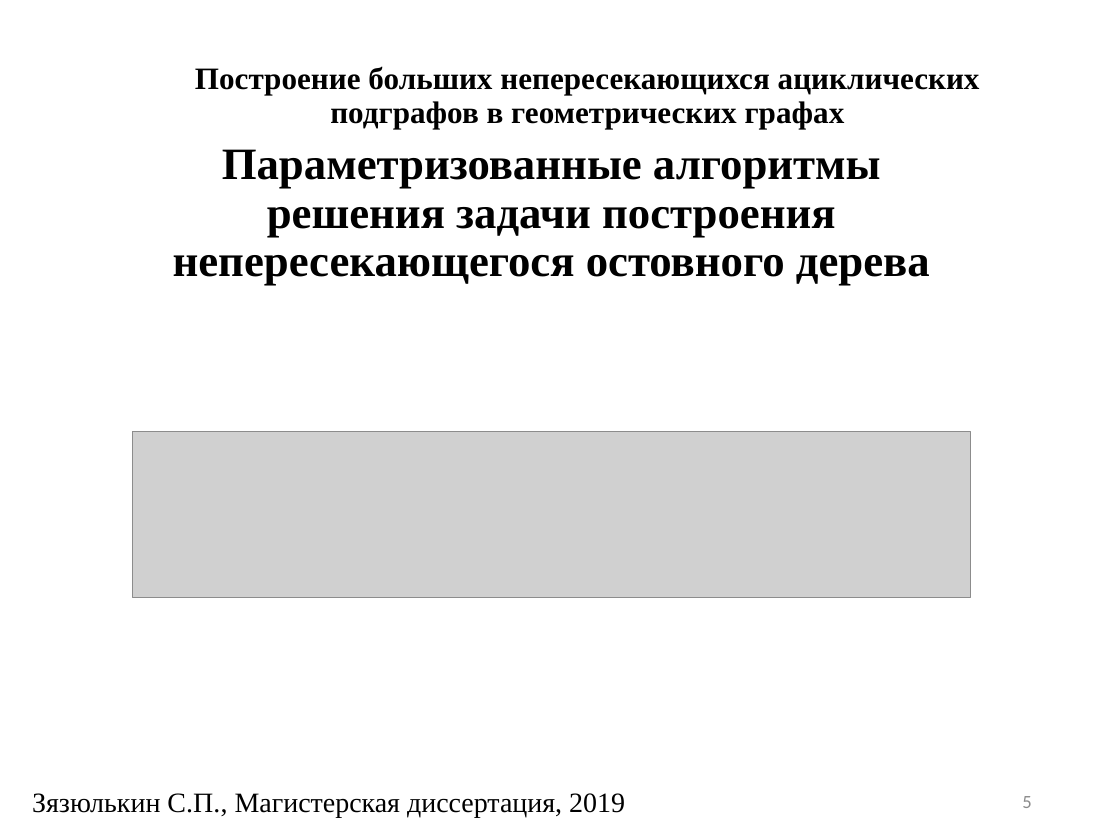
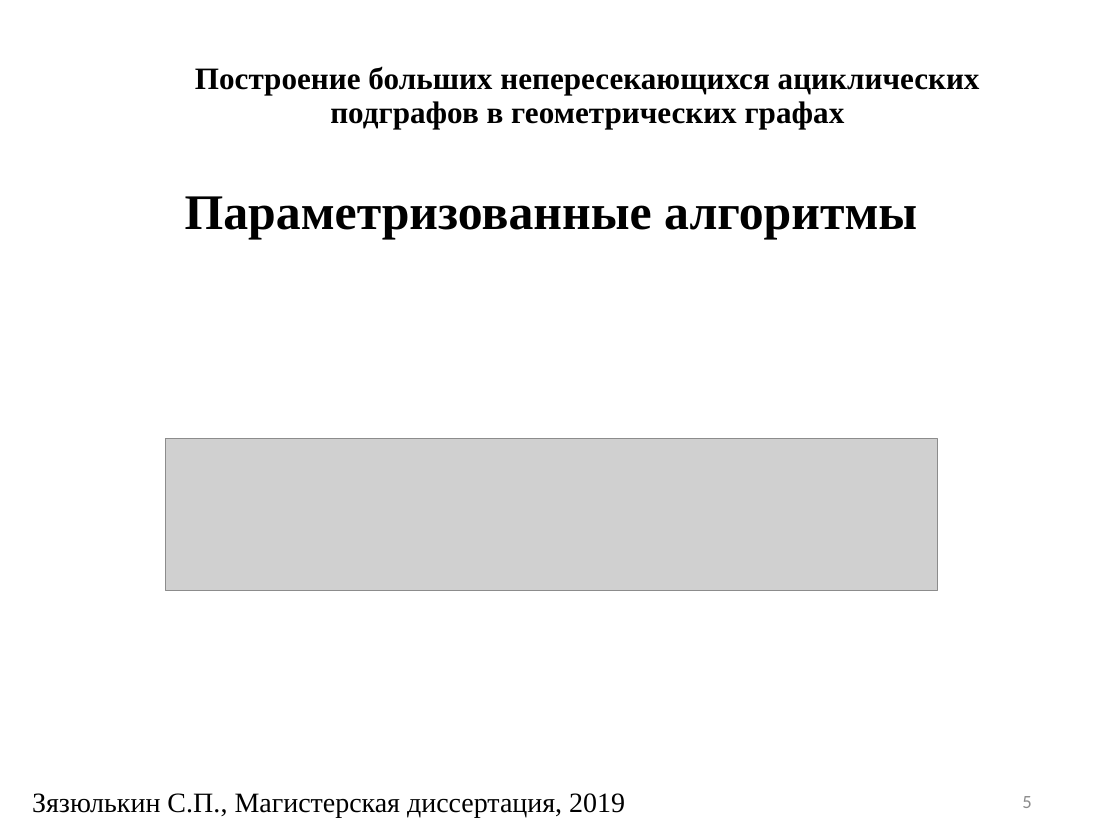
Before and after one commit to SergeyZyazyulkin/NonCrossingSubgraphs, a slide deck: slide 5 of docs/presentation.ppt. Drawn at 1120x840 pixels with LibreOffice and Linux fonts; fonts in the diff are those of the drawing; grey boxes stand for pictures; background and template pictures are left out. Boxes give left, top, right and bottom in pixels: in the first picture for what was removed or moved away, otherwise in the second. Text is boxed around its words. In the diff, an @@ line names an element or a change of style, - is before the commit and + after.

```diff
--- a/docs/presentation.ppt
+++ b/docs/presentation.ppt
@@ title at (185,196,917,240): text changed; size 28.8 to 32 pt @@
-Параметризованные алгоритмы решения задачи построения непересекающегося остовного дерева
+Параметризованные алгоритмы
@@ picture: place and size @@
-picture at (132,432,971,598)
+picture at (166,439,939,590)
```
Also in this commit, not shown: 16 other slides changed, 5 slides added, 3 other files.
